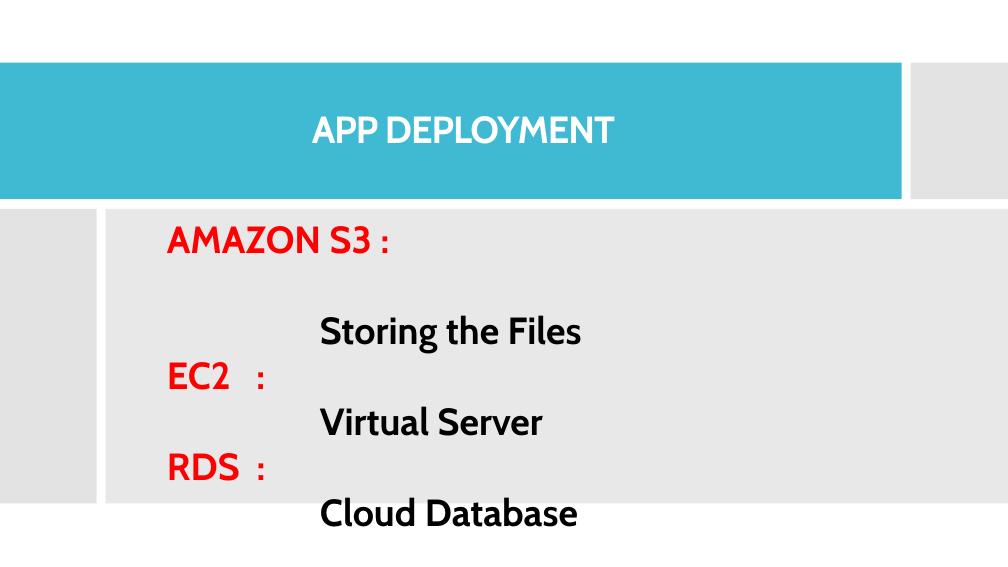
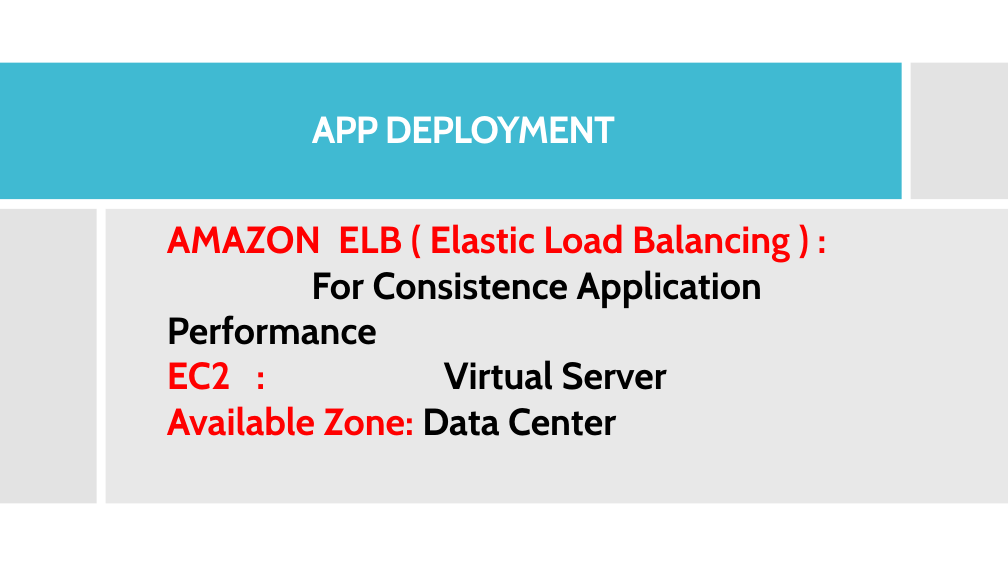
Before and after one commit to wangyang325/CS615Project, a slide deck: slide 25 of Presentation/Social Books.pptx. Drawn at 1008x567 pixels with LibreOffice and Linux fonts; fonts in the diff are those of the drawing. Boxes give left, top, right and bottom in pixels: in the first picture for what was removed or moved away, otherwise in the second. Text is boxed around its words. In the diff, an @@ line names an element or a change of style, - is before the commit and + after.

```diff
--- a/Presentation/Social Books.pptx
+++ b/Presentation/Social Books.pptx
@@ text at box(167, 224, 790, 436): text changed @@
-AMAZON S3 :
-Storing the Files
-EC2 :
-Virtual Server
-RDS :
-Cloud Database
+AMAZON ELB ( Elastic Load Balancing ) :
+For Consistence Application Performance
+EC2 : Virtual Server
+Available Zone: Data Center
```
Also in this commit, not shown: 6 other slides changed, 4 slides added, 4 slides removed.
